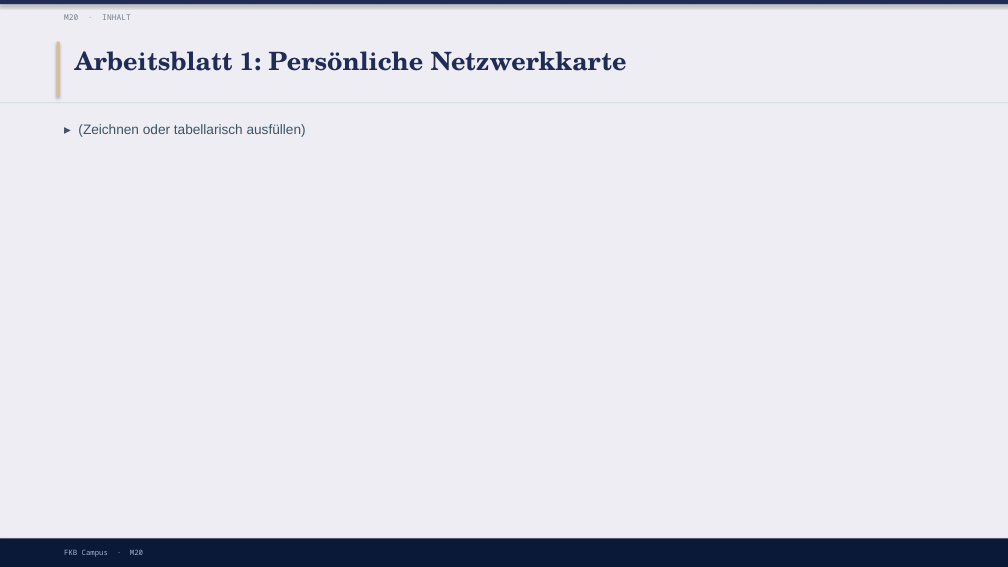
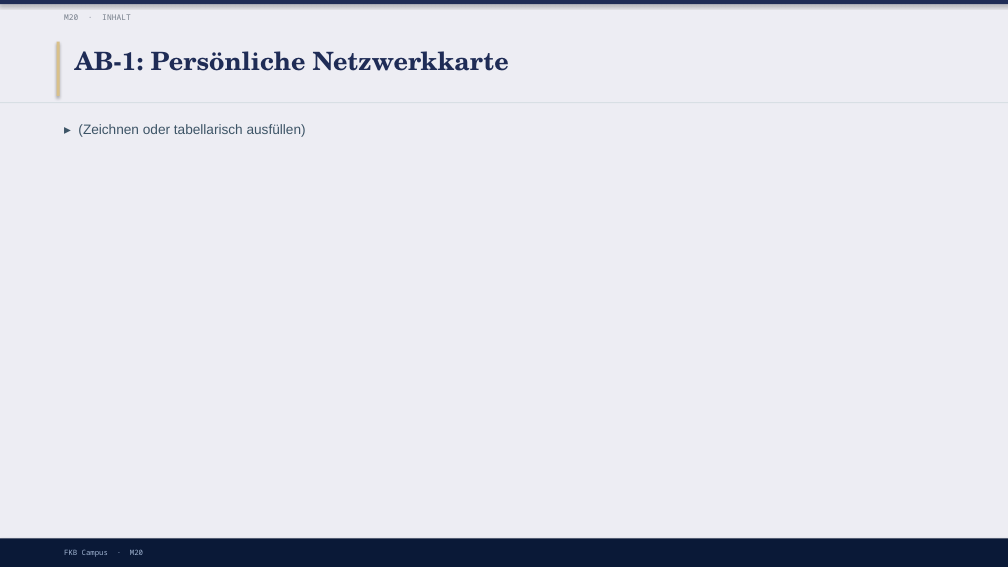
Before and after one commit to ck5rqc47pr-byte/firmenkundenakademie-online, a slide deck: slide 14 of protected-downloads/praesentation/M20.pptx. Drawn at 1008x567 pixels with LibreOffice and Linux fonts; fonts in the diff are those of the drawing. Boxes give left, top, right and bottom in pixels: in the first picture for what was removed or moved away, otherwise in the second. Text is boxed around its words. In the diff, an @@ line names an element or a change of style, - is before the commit and + after.

```diff
--- a/protected-downloads/praesentation/M20.pptx
+++ b/protected-downloads/praesentation/M20.pptx
@@ text at <box>75,51,509,71</box>: text changed @@
-Arbeitsblatt 1: Persönliche Netzwerkkarte
+AB-1: Persönliche Netzwerkkarte
```
Also in this commit, not shown: 2 other slides changed, 57 other files.
